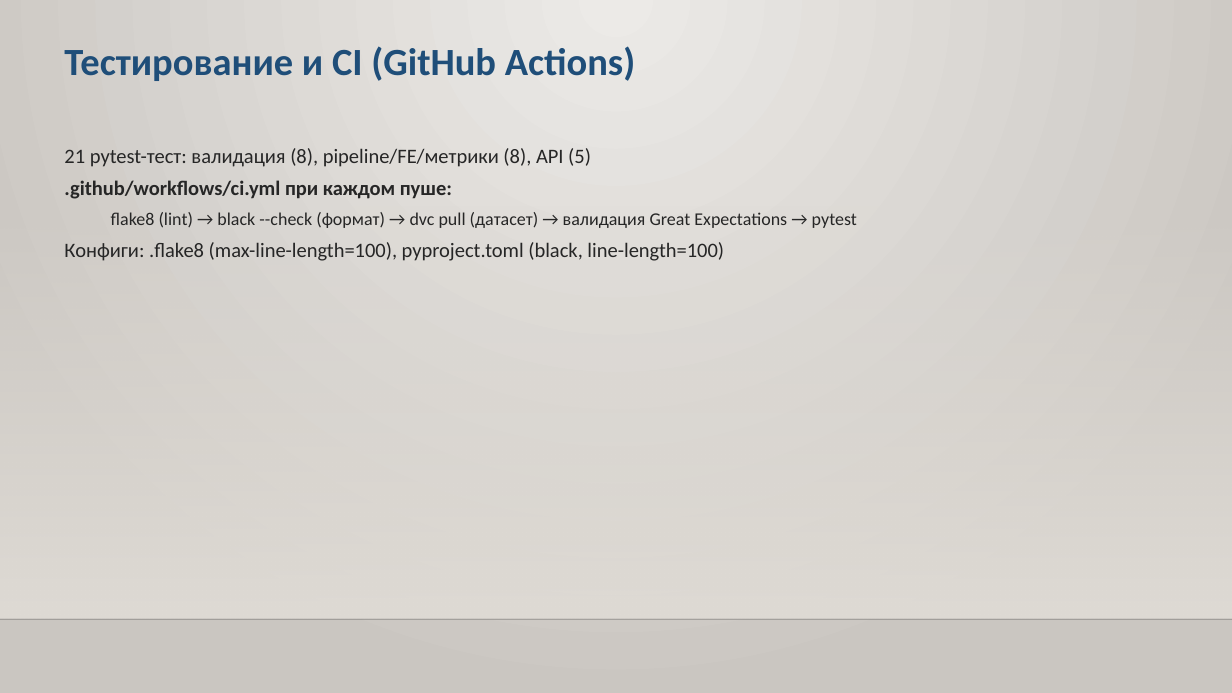
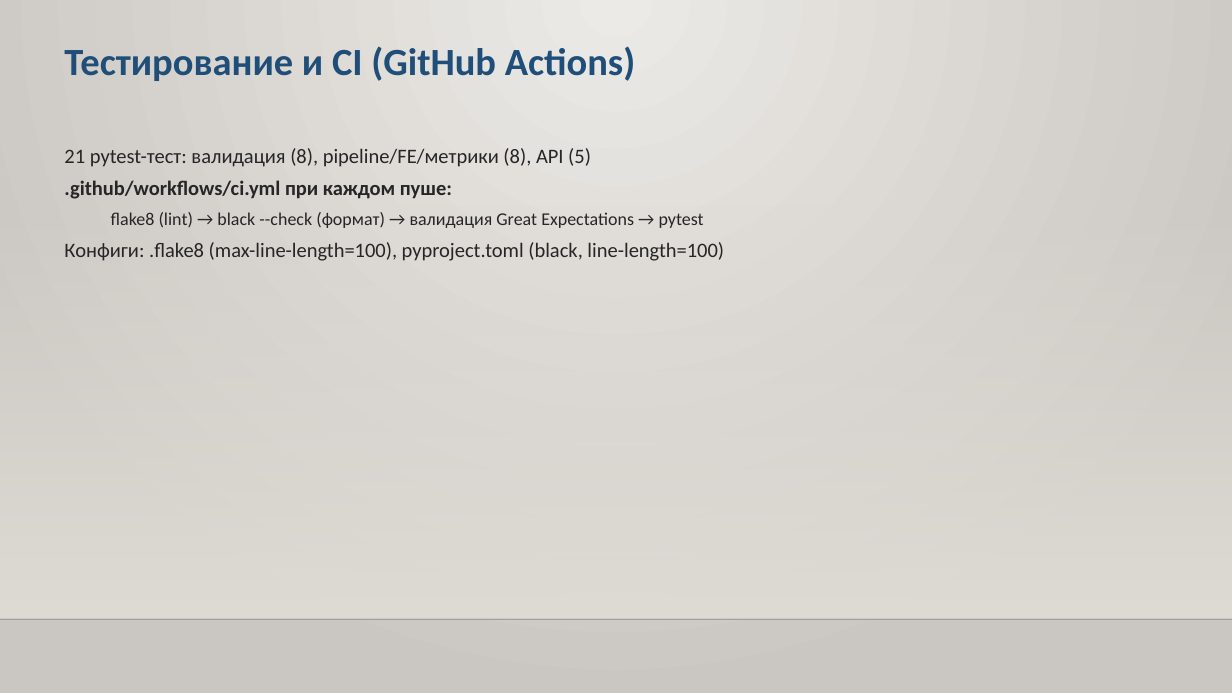
Before and after one commit to baro4ka/pd-pipeline, a slide deck: slide 12 of presentation/PD_pipeline_презентация.pptx. Drawn at 1232x693 pixels with LibreOffice and Linux fonts; fonts in the diff are those of the drawing; background and template pictures are left out. Boxes give left, top, right and bottom in pixels: in the first picture for what was removed or moved away, otherwise in the second. Text is boxed around its words. In the diff, an @@ line names an element or a change of style, - is before the commit and + after.

Commit message:
F11: данные и модель в репозитории (git), DVC-пайплайн без remote, CI без dvc pull, правки README и презентации

```diff
--- a/presentation/PD_pipeline_презентация.pptx
+++ b/presentation/PD_pipeline_презентация.pptx
@@ text at (111,212,704,228): text changed @@
-  flake8 (lint) → black --check (формат) → dvc pull (датасет) → валидация Great Expectations → pytest
+  flake8 (lint) → black --check (формат) → валидация Great Expectations → pytest
```
Also in this commit, not shown: 2 other slides changed, 15 other files.
